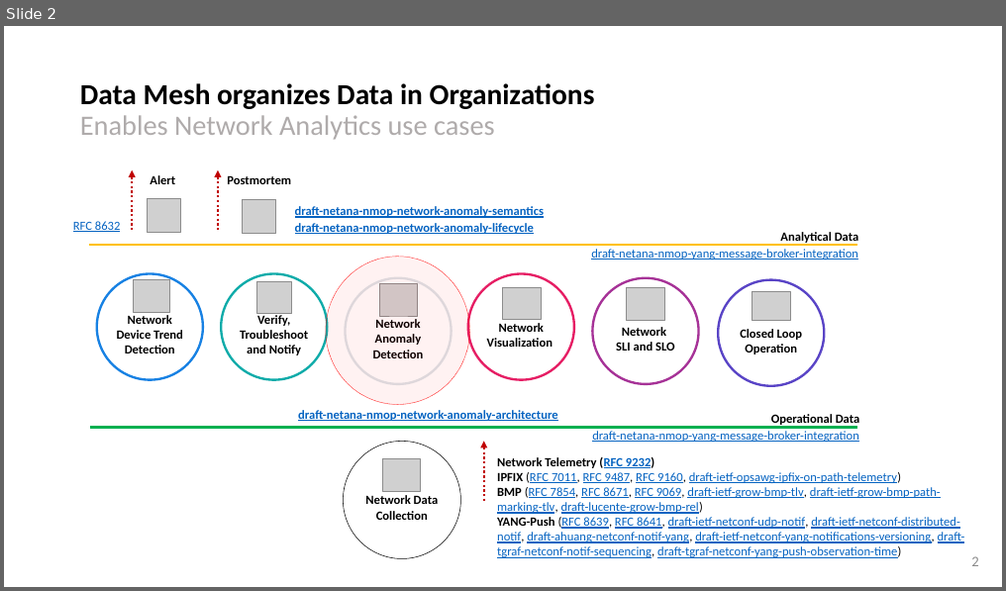
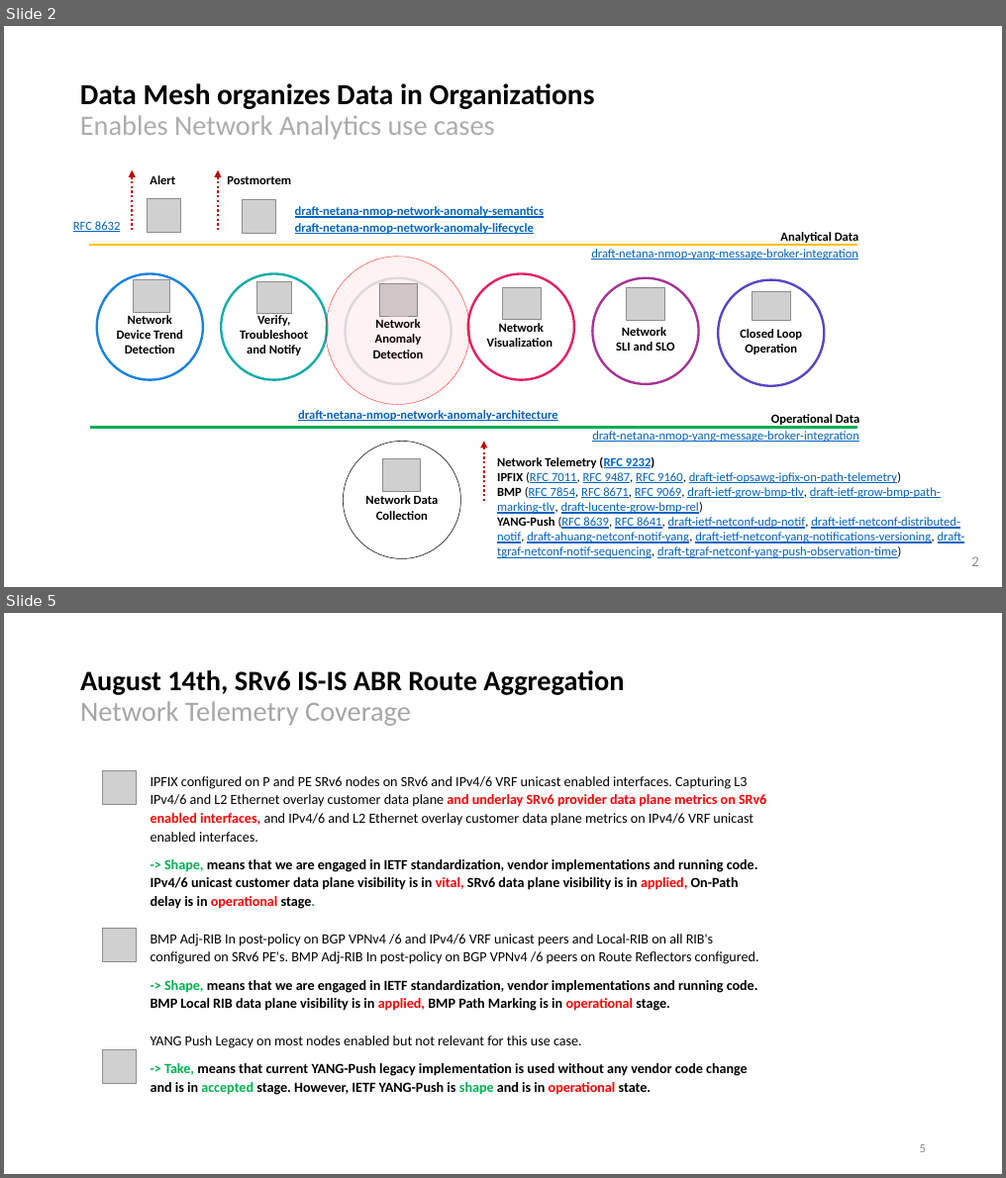
Before and after one commit to network-analytics/ietf-network-analytics-document-status, a slide deck: 121/NMOP/nmop-interim-swisscom-network-analytics-network-incident-postmortem.pptx. Shown one above the other, each under a label of ours: slide 2 before the commit, slides 2 and 5 after it; the slides between them are not shown. The pictures are 1006x591 and 1006x1178 pixels, drawn with LibreOffice and Linux fonts; fonts in the diff are those of the drawing; grey boxes stand for pictures. Boxes give left, top, right and bottom in pixels: in the first picture for what was removed or moved away, otherwise in the second. Text is boxed around its words. In the diff, an @@ line names an element or a change of style, - is before the commit and + after.

```diff
--- a/121/NMOP/nmop-interim-swisscom-network-analytics-network-incident-postmortem.pptx
+++ b/121/NMOP/nmop-interim-swisscom-network-analytics-network-incident-postmortem.pptx
@@ slide 5 added at <box>4,613,1002,1174</box>, background #FFFFFF @@
@@ text added at <box>80,670,624,726</box>, 27 pt, text #000000, bold @@
+August 14th, SRv6 IS-IS ABR Route Aggregation
+Network Telemetry Coverage
@@ picture added at <box>102,771,136,805</box> @@
@@ text added at <box>151,776,766,1095</box>, 13.5 pt, text #000000, bold @@
+IPFIX configured on P and PE SRv6 nodes on SRv6 and IPv4/6 VRF unicast enabled interfaces. Capturing L3 IPv4/6 and L2 Ethernet overlay customer data plane and underlay SRv6 provider data plane metrics on SRv6 enabled interfaces, and IPv4/6 and L2 Ethernet overlay customer data plane metrics on IPv4/6 VRF unicast enabled interfaces.
+-> Shape, means that we are engaged in IETF standardization, vendor implementations and running code. IPv4/6 unicast customer data plane visibility is in vital, SRv6 data plane visibility is in applied, On-Path delay is in operational stage.
+BMP Adj-RIB In post-policy on BGP VPNv4 /6 and IPv4/6 VRF unicast peers and Local-RIB on all RIB's configured on SRv6 PE's. BMP Adj-RIB In post-policy on BGP VPNv4 /6 peers on Route Reflectors configured.
+-> Shape, means that we are engaged in IETF standardization, vendor implementations and running code. BMP Local RIB data plane visibility is in applied, BMP Path Marking is in operational stage.
+YANG Push Legacy on most nodes enabled but not relevant for this use case.
+-> Take, means that current YANG-Push legacy implementation is used without any vendor code change and is in accepted stage. However, IETF YANG-Push is shape and is in operational state.
@@ picture added at <box>102,928,136,961</box> @@
@@ picture added at <box>102,1051,136,1084</box> @@
@@ page number added at <box>920,1145,926,1153</box>, 12 pt, text #8C8C8C @@
+5
```
Also in this commit, not shown: 5 slides changed, 11 other slides added, 7 slides removed, 1 other file.
